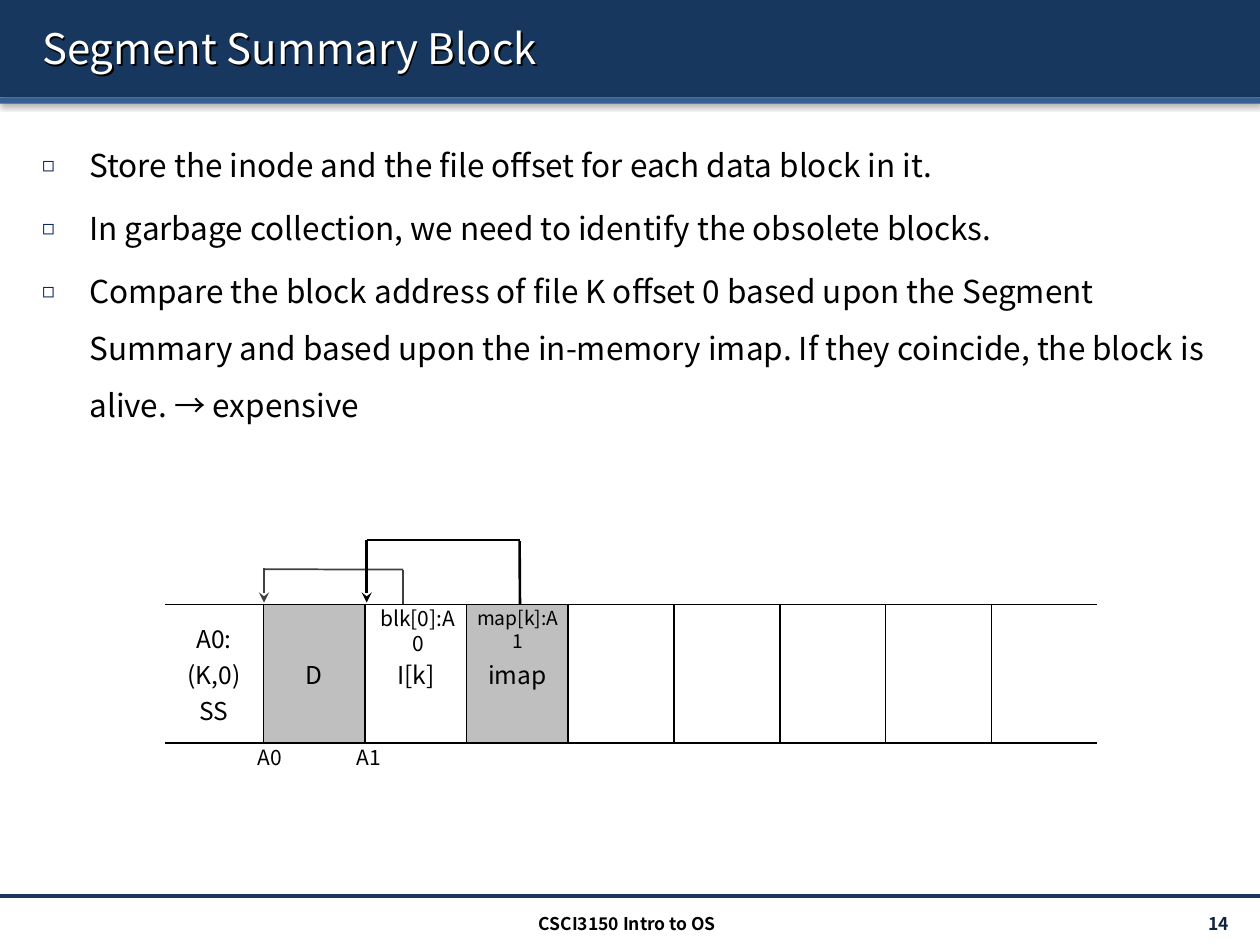
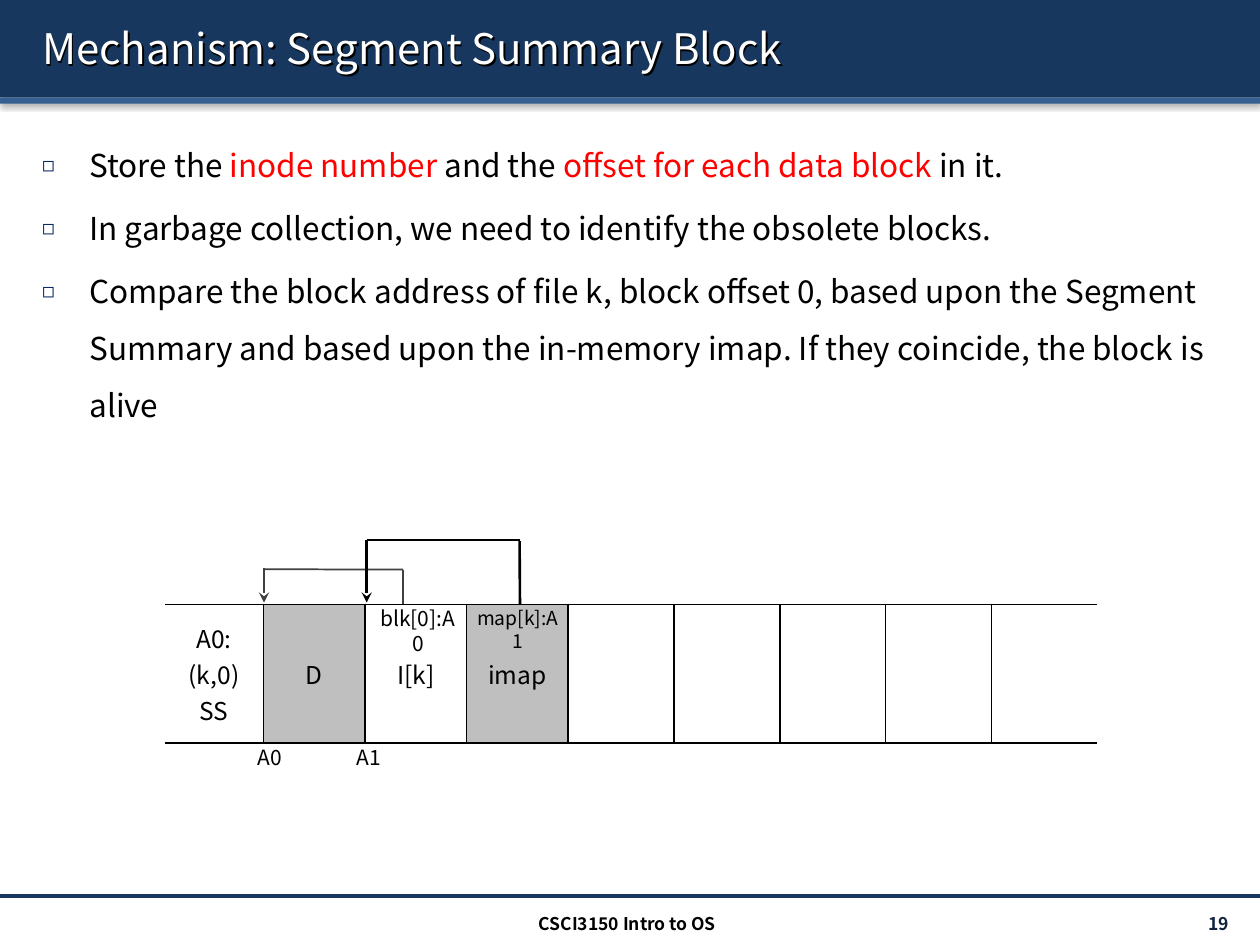
Before and after one commit to henryhxu/CSCI3150, a slide deck: slide 19 of lecture/lec15_lfs.pptx (slide 14 before the commit). Drawn at 1260x945 pixels with LibreOffice and Linux fonts; fonts in the diff are those of the drawing. Boxes give left, top, right and bottom in pixels: in the first picture for what was removed or moved away, otherwise in the second. Text is boxed around its words. In the diff, an @@ line names an element or a change of style, - is before the commit and + after.

Commit message:
lec15 ppt

```diff
--- a/lecture/lec15_lfs.pptx
+++ b/lecture/lec15_lfs.pptx
@@ title at [42,30,782,75]: text changed @@
-Segment Summary Block
+Mechanism: Segment Summary Block
@@ text at [89,151,1003,178]: text changed; text colour #000000 to #FF0000 @@
-◻ Store the inode and the file offset for each data block in it.
+◻ Store the inode number and the offset for each data block in it.
@@ text at [89,277,1203,418]: text changed @@
-◻ Compare the block address of file K offset 0 based upon the Segment Summary and based upon the in-memory imap. If they coincide, the block is alive. → expensive
+◻ Compare the block address of file k, block offset 0, based upon the Segment Summary and based upon the in-memory imap. If they coincide, the block is alive
@@ table at [165,605,1099,743] @@
-row 1, column 1: A0: / (K,0) / SS
+row 1, column 1: A0: / (k,0) / SS
@@ page number at [1208,917,1229,931]: text changed @@
-14
+19
```
Also in this commit, not shown: 13 other slides changed, 6 slides added.
